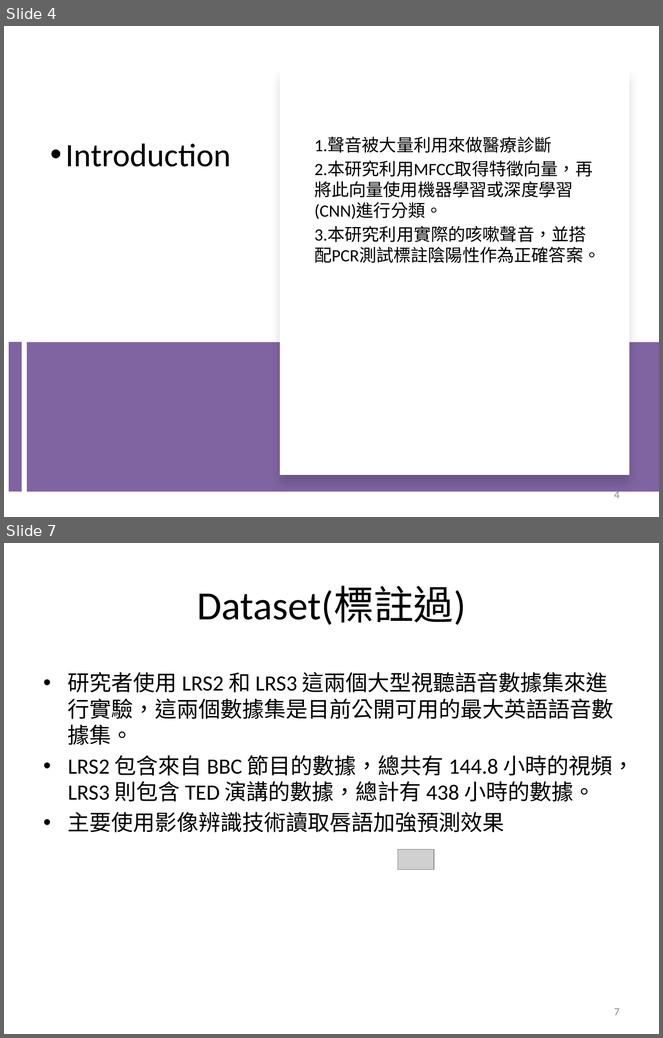
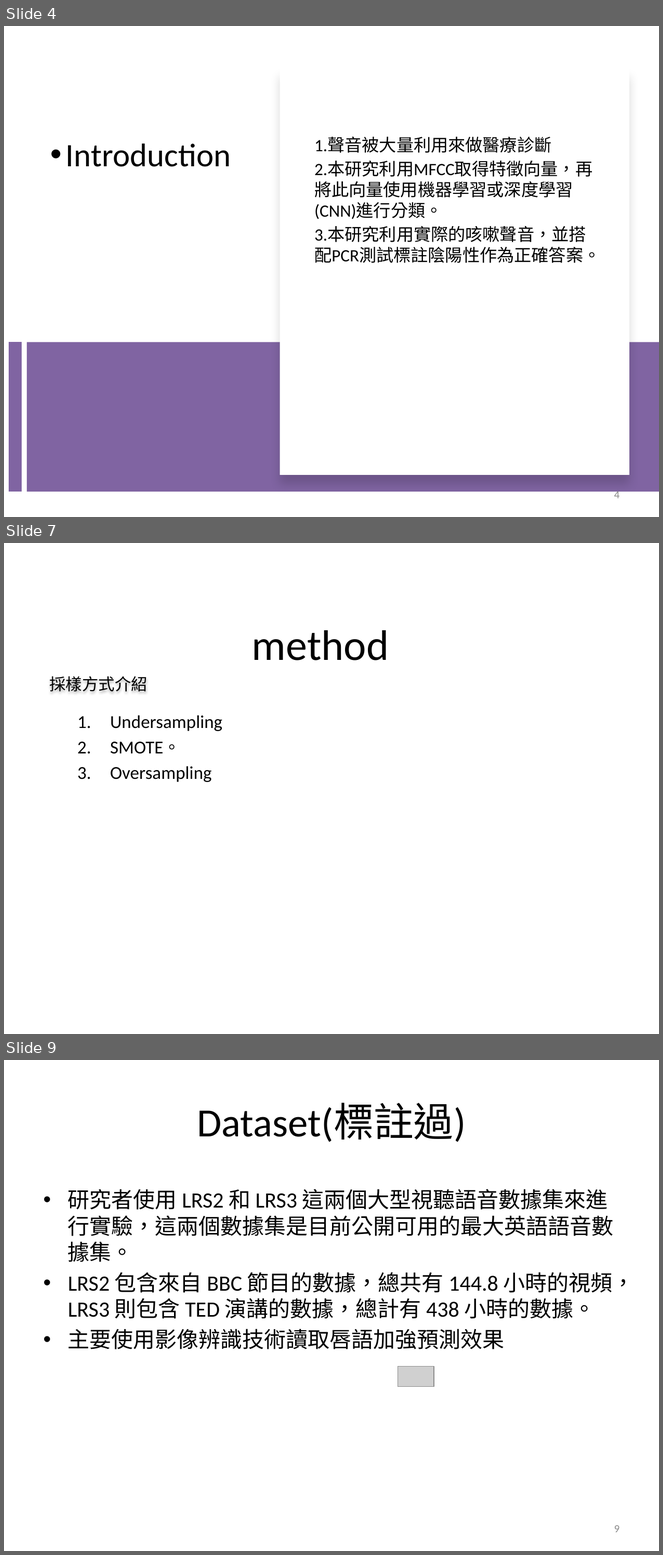
Before and after one commit to jasonfghx/lilicoco, a slide deck: 大學生/6哥FINAL1006.pptx. Shown one above the other, each under a label of ours: slides 4 and 7 before the commit, slides 4, 7 and 9 after it; the slides between them are not shown. The pictures are 663x1038 and 663x1555 pixels, drawn with LibreOffice and Linux fonts; fonts in the diff are those of the drawing; grey boxes stand for pictures. Boxes give left, top, right and bottom in pixels: in the first picture for what was removed or moved away, otherwise in the second. Text is boxed around its words. In the diff, an @@ line names an element or a change of style, - is before the commit and + after.

```diff
--- a/大學生/6哥FINAL1006.pptx
+++ b/大學生/6哥FINAL1006.pptx
@@ slide 7 added at [4, 543, 659, 1034], background #FFFFFF @@
@@ title added at [252, 630, 389, 661], 47 pt, text #000000 @@
+method
@@ text added at [49, 676, 148, 692], 18 pt, text #000000 @@
+採樣方式介紹
@@ text added at [110, 715, 222, 782], 20 pt, text #000000 @@
+1. Undersampling
+2. SMOTE。
+3. Oversampling
@@ what was slide 7 is now slide 9 @@
@@ page number at [614, 1525, 620, 1533]: text changed @@
-7
+9
```
Also in this commit, not shown: 2 slides changed, 2 other slides added, 1 slide removed.
